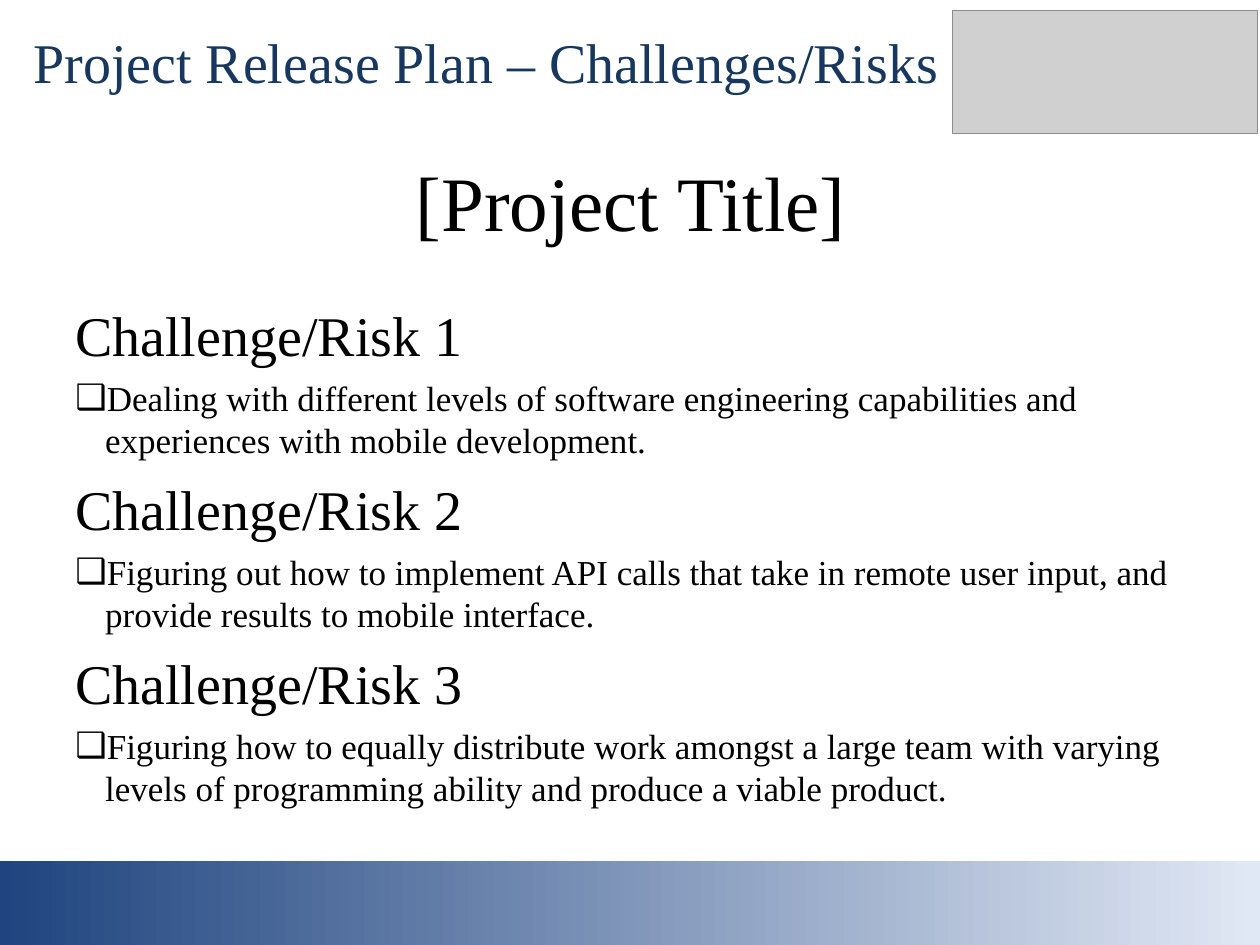
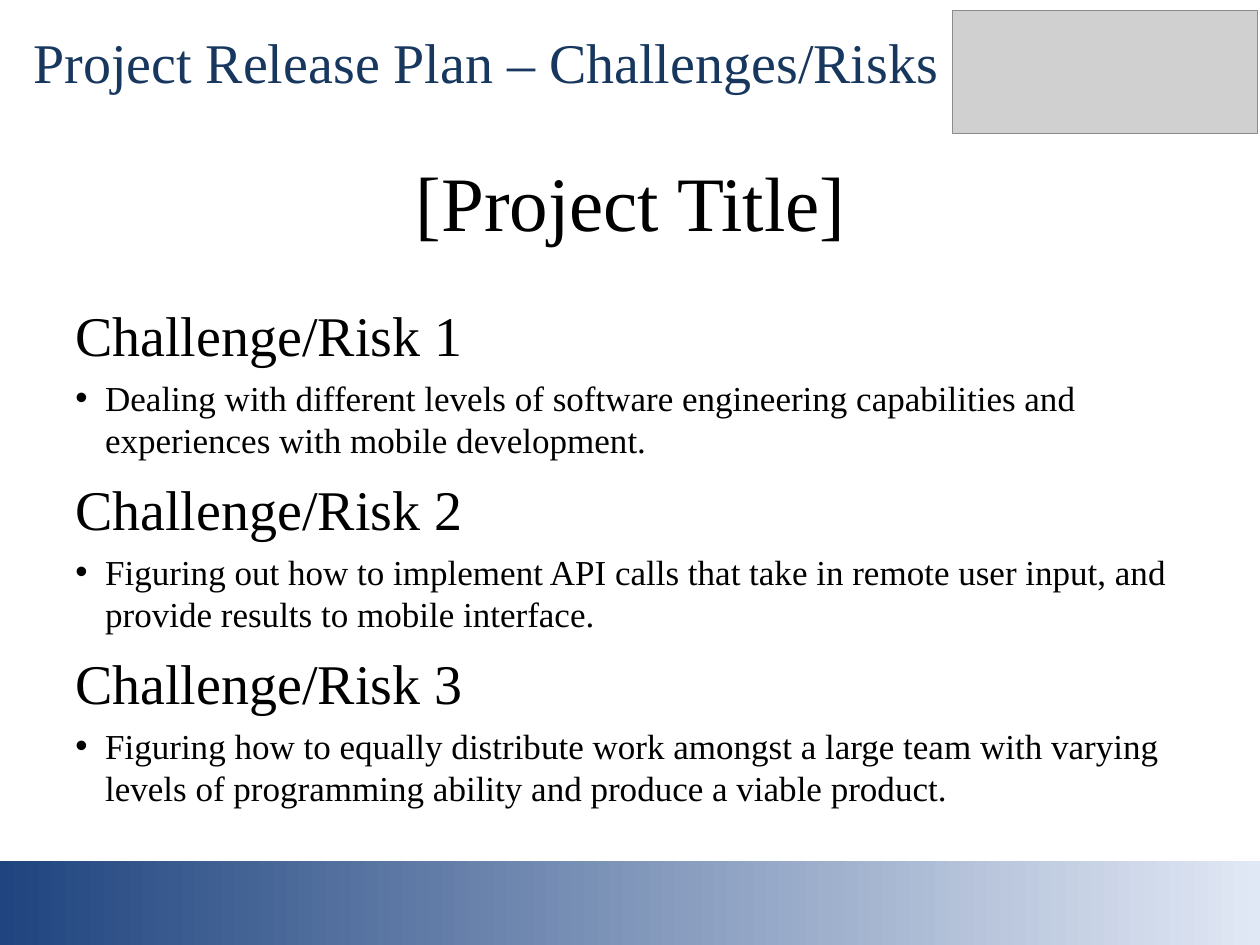
Before and after one commit to ddiannak/ezrecipe, a slide deck: slide 9 of EZ_Recipe.ppt. Drawn at 1260x945 pixels with LibreOffice and Linux fonts; fonts in the diff are those of the drawing; grey boxes stand for pictures. Boxes give left, top, right and bottom in pixels: in the first picture for what was removed or moved away, otherwise in the second. Text is boxed around its words. In the diff, an @@ line names an element or a change of style, - is before the commit and + after.

```diff
--- a/EZ_Recipe.ppt
+++ b/EZ_Recipe.ppt
@@ text at box(105, 386, 1166, 808): bullet ❑ to • @@
```
Also in this commit, not shown: 6 other slides changed.
